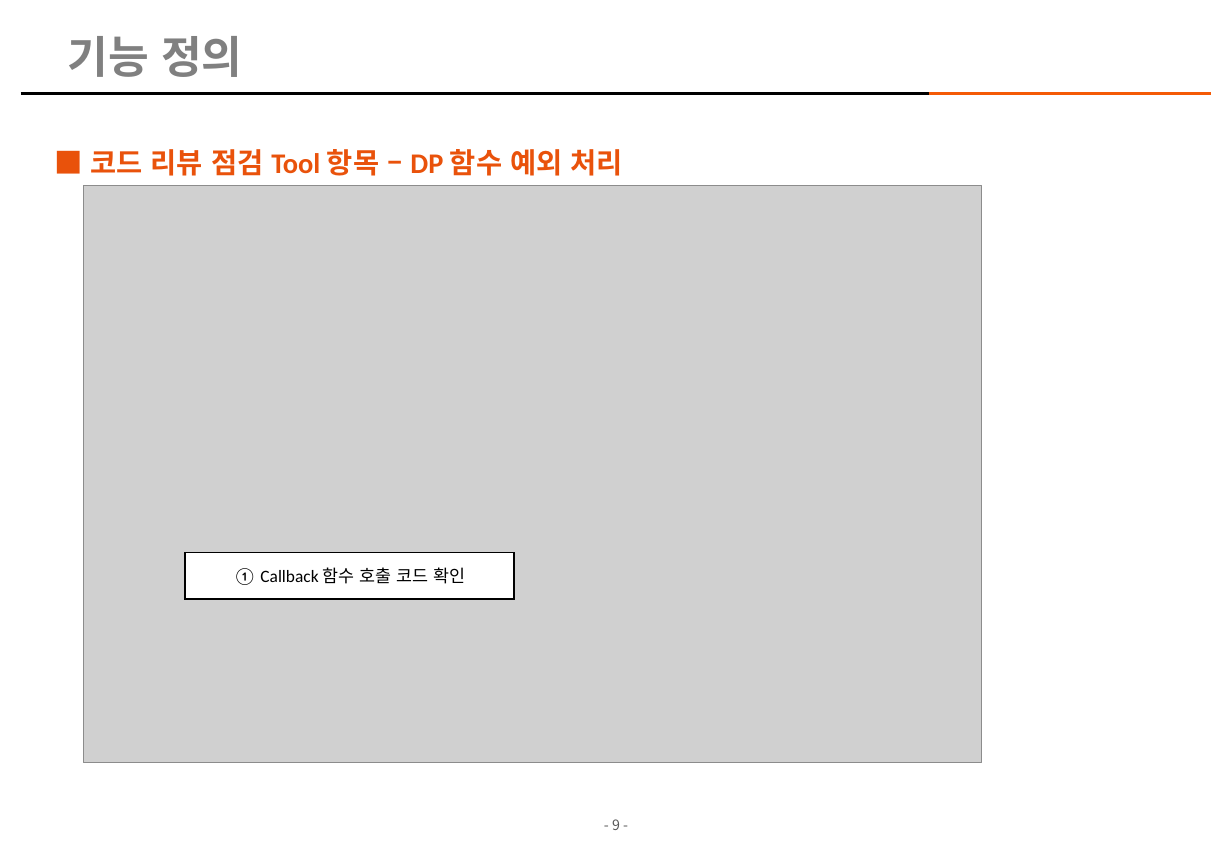
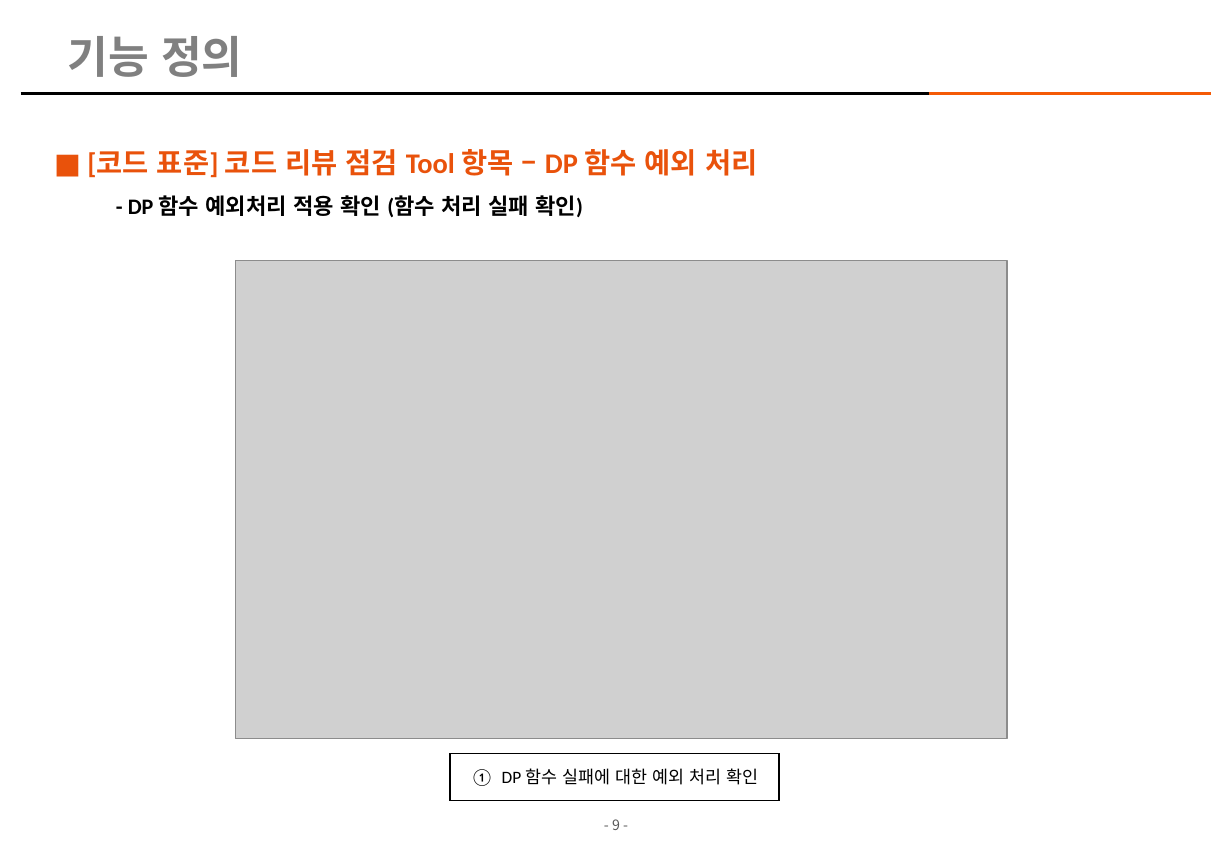
Before and after one commit to kimhopepa/PythonPjt, a slide deck: slide 9 of CodeReviewTool/doc/CodeReview_점검_Tool_개발계획서_rev06.pptx. Drawn at 1232x853 pixels with LibreOffice and Linux fonts; fonts in the diff are those of the drawing; grey boxes stand for pictures; background and template pictures are left out. Boxes give left, top, right and bottom in pixels: in the first picture for what was removed or moved away, otherwise in the second. Text is boxed around its words. In the diff, an @@ line names an element or a change of style, - is before the commit and + after.

```diff
--- a/CodeReviewTool/doc/CodeReview_점검_Tool_개발계획서_rev06.pptx
+++ b/CodeReviewTool/doc/CodeReview_점검_Tool_개발계획서_rev06.pptx
@@ text at box(87, 149, 757, 217): text changed @@
-■ 코드 리뷰 점검 Tool 항목 – DP 함수 예외 처리
+■ [코드 표준] 코드 리뷰 점검 Tool 항목 – DP 함수 예외 처리
+      - DP 함수 예외처리 적용 확인 (함수 처리 실패 확인)
@@ picture: place and size @@
-picture at box(83, 185, 982, 763)
+picture at box(235, 261, 1008, 738)
@@ rectangle removed at box(185, 553, 514, 600) @@
-① Callback 함수 호출 코드 확인
@@ rectangle added at box(450, 754, 779, 801), fill #FFFFFF, outline #000000 1 pt, 11 pt, text #000000 @@
+① DP 함수 실패에 대한 예외 처리 확인
```
Also in this commit, not shown: 5 other slides changed, 5 slides added, 10 slides removed, 7 other files.
